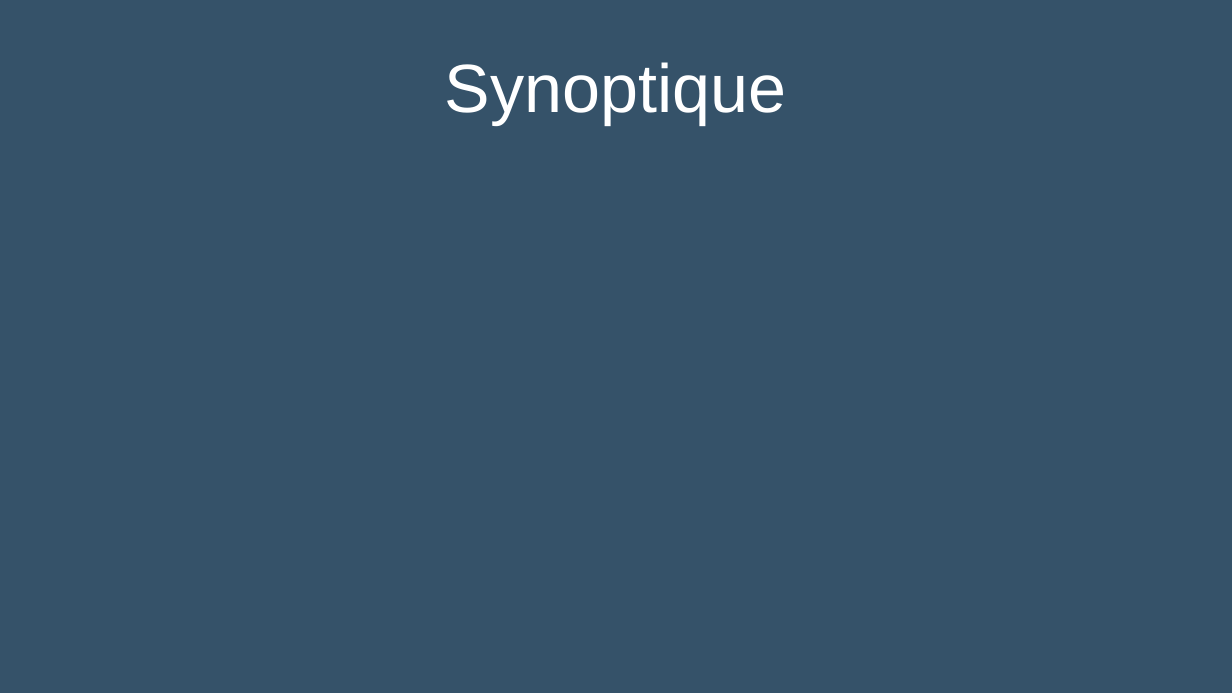
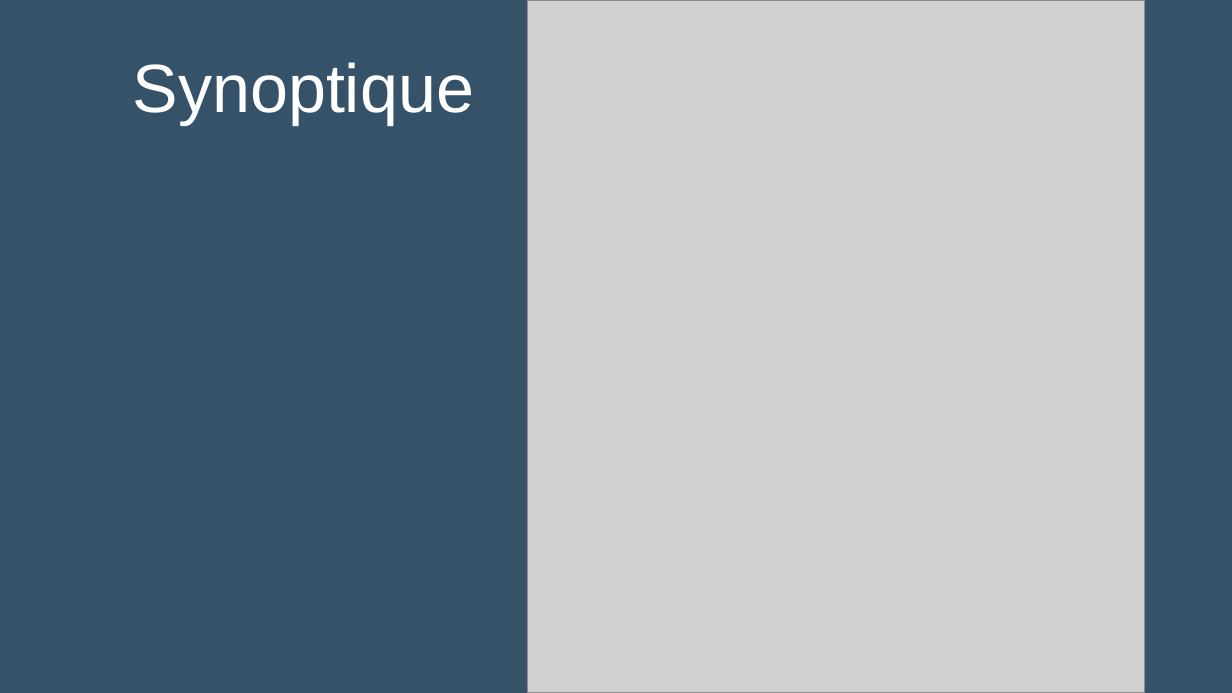
Before and after one commit to Sauvage89/sechoir-houblon, a slide deck: slide 4 of doc/diaporama/revue1.odp. Drawn at 1232x693 pixels with LibreOffice and Linux fonts; fonts in the diff are those of the drawing; grey boxes stand for pictures. Boxes give left, top, right and bottom in pixels: in the first picture for what was removed or moved away, otherwise in the second. Text is boxed around its words. In the diff, an @@ line names an element or a change of style, - is before the commit and + after.

Commit message:
doc: ajout du cahier de recette du fichier synopitque, de la prevision de tache. Ajout du synoptique, du planning de prevision dans le diaporama

```diff
--- a/doc/diaporama/revue1.odp
+++ b/doc/diaporama/revue1.odp
@@ title "Synoptique": place and size @@
-title "Synoptique" at (445, 62, 786, 125)
+title "Synoptique" at (133, 62, 474, 125)
@@ picture added at (528, 0, 1144, 693) @@
```
Also in this commit, not shown: 3 other slides changed, 2 slides added, 2 slides removed, 3 other files.
